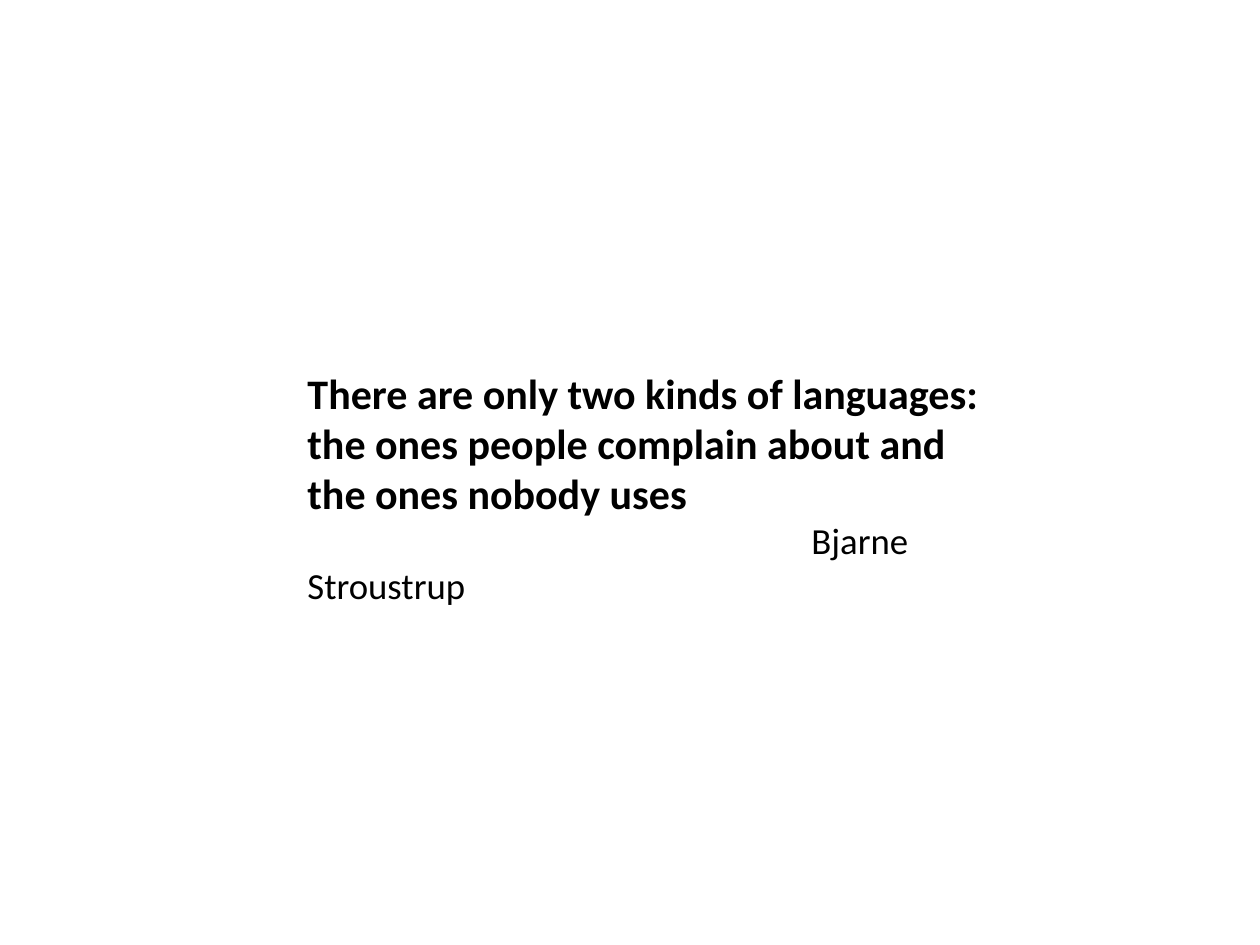
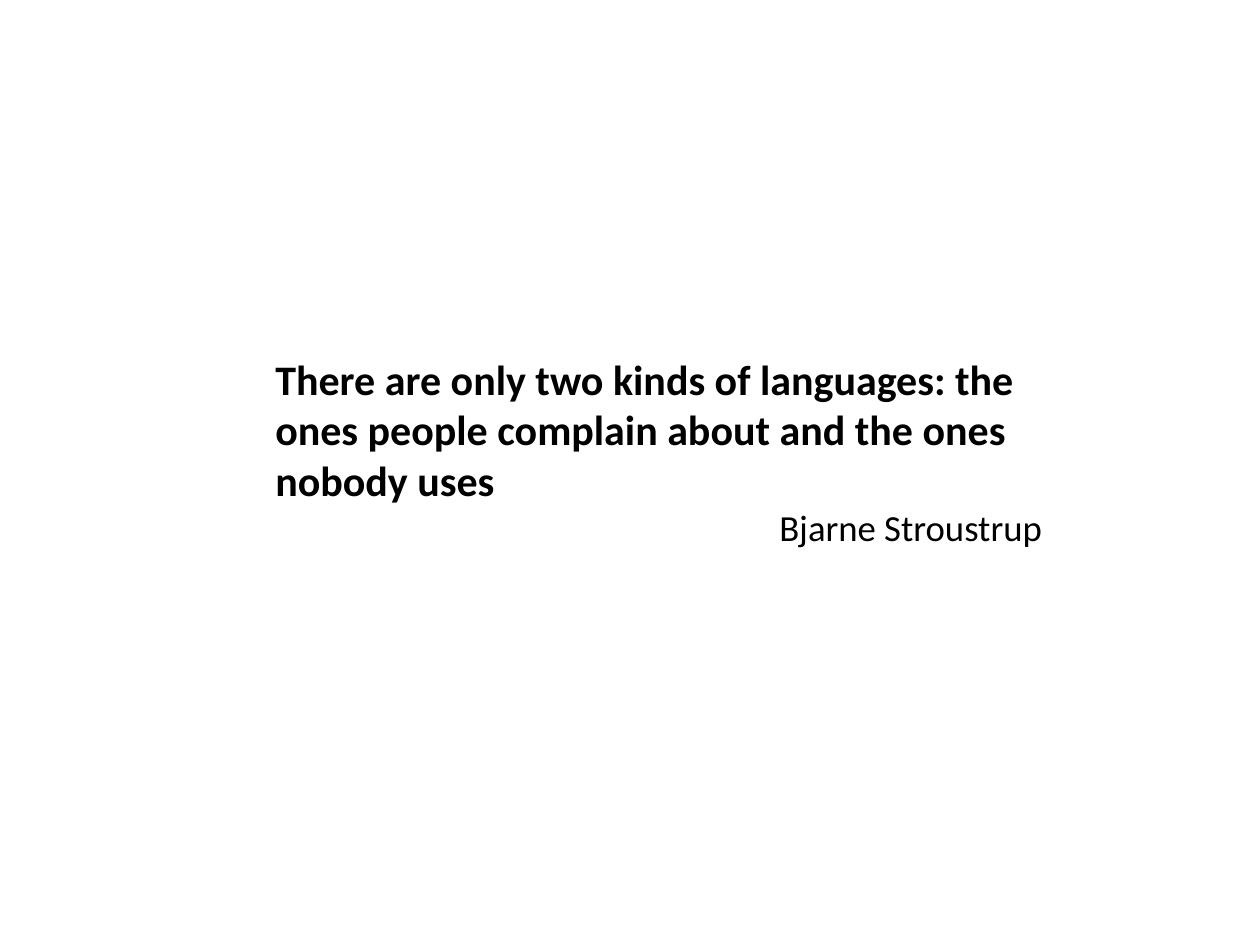
Before and after one commit to dzmitry-varabei/front-end-course, a slide deck: slide 45 of lecture-3-recap-scope/scope.pptx (slide 40 before the commit). Drawn at 1260x945 pixels with LibreOffice and Linux fonts; fonts in the diff are those of the drawing. Boxes give left, top, right and bottom in pixels: in the first picture for what was removed or moved away, otherwise in the second. Text is boxed around its words. In the diff, an @@ line names an element or a change of style, - is before the commit and + after.

```diff
--- a/lecture-3-recap-scope/scope.pptx
+++ b/lecture-3-recap-scope/scope.pptx
@@ text "There are only two kinds ..." rewrapped from [307, 379, 978, 561] to [275, 365, 1042, 548] @@
```
Also in this commit, not shown: 3 other slides changed, 10 slides added, 13 slides removed, 3 other files.
